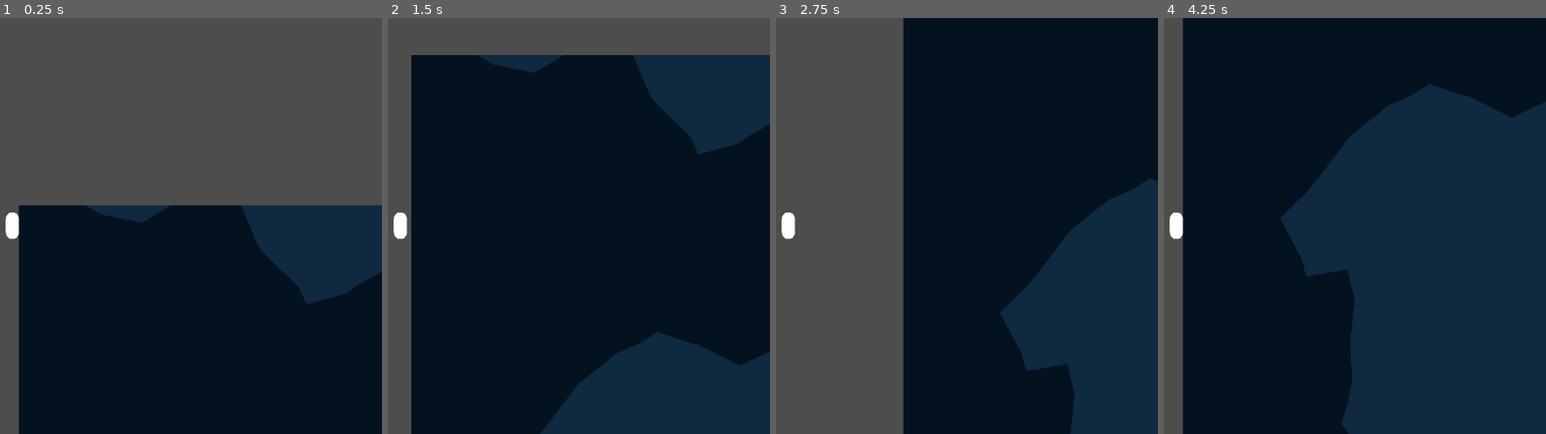
Above: before the commit, frames 1-4 (left to right).
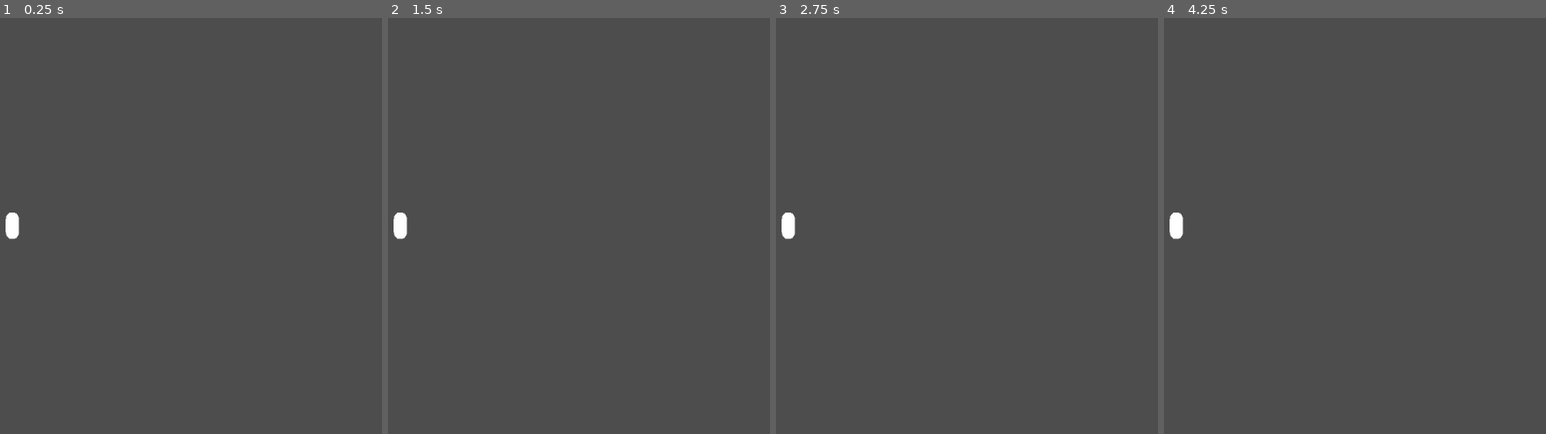
Above: after the commit, the same moments.

Repository: TrevorBuchanan/MyMarchingSquares
Game: Godot game, scene res://scenes/main.tscn
Two runs of this game, one before a commit and one after it. Both use one fixed random seed, a clock stepped at 60 frames per second and the inputs below.
Inputs:
- Up to frame 1 (0.25 s): no input
- Up to frame 2 (1.5 s): hold D (right) 0.53-1.28 s; tap Space (jump) at 0.77 s; hold A (left) from 1.28 s (still down)
- Up to frame 3 (2.75 s): tap Space (jump) at 1.52 s; release A (left) at 2.03 s; hold D (right) from 2.03 s (still down)
- Up to frame 4 (4.25 s): tap Space (jump) at 3.02, 3.77 s; release D (right) at 3.53 s; hold A (left) from 3.53 s (still down)

The runs differ from the first frame. In frame 1, 52% of the frame differs, in the area x 4-100%, y 44-100%; in frame 2, 86%; in frame 3, 67%; in frame 4, 95%, in the area x 4-100%, y 0-100%.

Commit message:
Chunk set up

Diff:
--- /dev/null
+++ b/scenes/chunks_holder.tscn
@@ -0,0 +1,16 @@
+[gd_scene load_steps=4 format=3 uid="uid://dvaluwsth8pou"]
+
+[ext_resource type="Script" path="res://scripts/chunks_manager.gd" id="1_tqyqx"]
+
+[sub_resource type="QuadMesh" id="QuadMesh_7pyu1"]
+size = Vector2(1024, 1024)
+
+[sub_resource type="CanvasTexture" id="CanvasTexture_dgg4y"]
+
+[node name="ChunksHolder" type="Node2D"]
+script = ExtResource("1_tqyqx")
+player = NodePath("")
+
+[node name="MeshInstance2D" type="MeshInstance2D" parent="."]
+mesh = SubResource("QuadMesh_7pyu1")
+texture = SubResource("CanvasTexture_dgg4y")
--- a/scenes/main.tscn
+++ b/scenes/main.tscn
@@ -6,5 +6,8 @@
 [node name="Main" type="Node"]
 
 [node name="MarchingSquares" parent="." instance=ExtResource("2_qgjd0")]
+visible = false
+show_grid = true
+show_points = true
 
 [node name="Player2D" parent="." instance=ExtResource("1_ns0dy")]
--- /dev/null
+++ b/scripts/chunks_manager.gd
@@ -0,0 +1,12 @@
+extends Node2D
+
+@export var player : NodePath
+
+# Called when the node enters the scene tree for the first time.
+func _ready():
+	pass # Replace with function body.
+
+
+# Called every frame. 'delta' is the elapsed time since the previous frame.
+func _process(delta):
+	pass
--- a/scripts/player2D.gd
+++ b/scripts/player2D.gd
@@ -37,6 +37,6 @@
 		emit_signal("hit")
 		velocity.x = 0
 
-# Optional: Use this function to reset velocity upon hit signal
+# Reset velocity upon hit signal
 func _on_hit():
 	velocity = Vector2.ZERO
--- a/scripts/temp.gd
+++ /dev/null
@@ -1,36 +0,0 @@
-extends MeshInstance2D
-
-
-func _ready():
-	var array_mesh = ArrayMesh.new()
-	var arrays = []
-
-	# Define the vertices of the triangle (3 points)
-	var vertices = PackedVector2Array()
-	vertices.append(Vector2(0, 0))   # Point A
-	vertices.append(Vector2(100, 0)) # Point B
-	vertices.append(Vector2(50, 100))# Point C
-
-	# Define the colors for each vertex (optional)
-	var colors = PackedColorArray()
-	colors.append(Color(1, 0, 0))  # Red for Point A
-	colors.append(Color(0, 1, 0))  # Green for Point
-	colors.append(Color(0, 0, 1))  # Blue for Point C
-
-	# Define the indices for the triangle (the order of the vertices)
-	var indices = PackedInt32Array()
-	indices.append(0)
-	indices.append(1)
-	indices.append(2)
-
-	# Add the arrays to the main array
-	arrays.resize(Mesh.ARRAY_MAX)
-	arrays[Mesh.ARRAY_VERTEX] = vertices
-	arrays[Mesh.ARRAY_COLOR] = colors
-	arrays[Mesh.ARRAY_INDEX] = indices
-
-	# Add the surface to the mesh
-	array_mesh.add_surface_from_arrays(Mesh.PRIMITIVE_TRIANGLES, arrays)
-
-	# Assign the mesh to the MeshInstance2D
-	self.mesh = array_mesh
